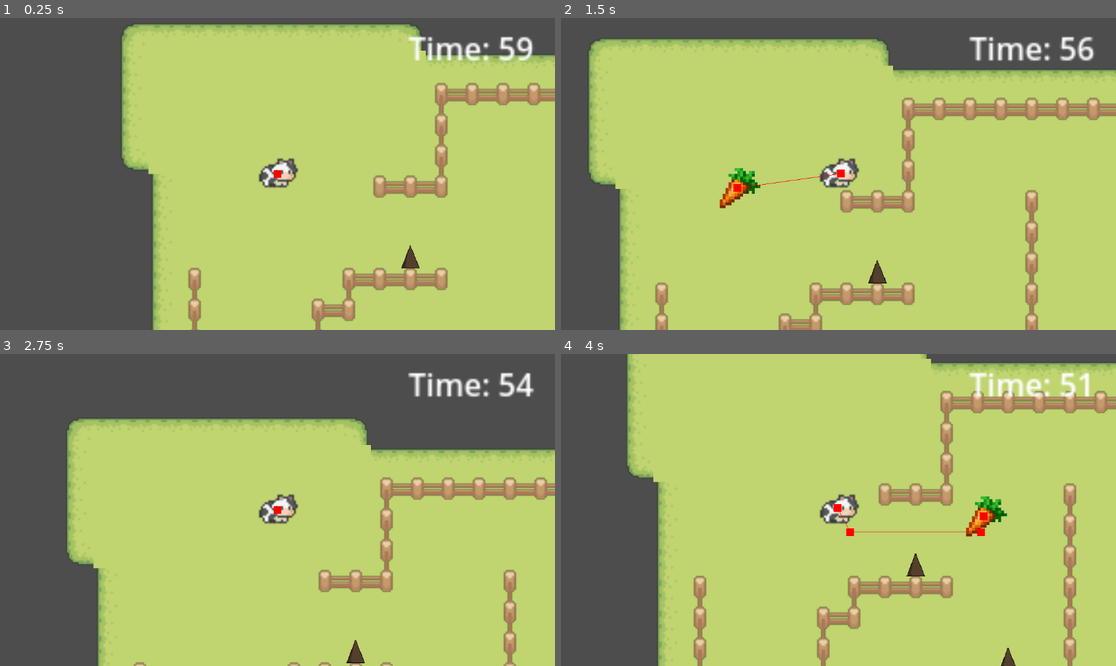
Above: before the commit, frames 1-4 (two rows, left to right).
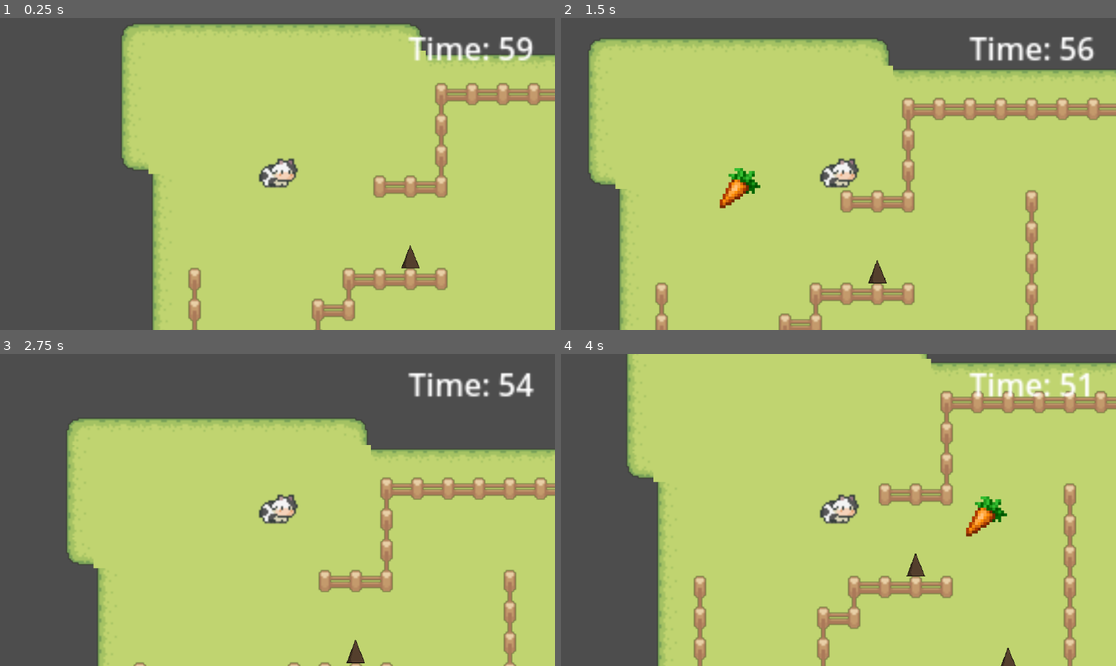
Above: after the commit, the same moments.

Repository: Dguerr15/Prototype3AnimalGuide
Game: Godot game, scene res://main.tscn
Same seed, same stepped clock (60 frames per second), same inputs: the game is played once before the commit and once after it.
Inputs (mouse positions are in pixels of both pictures, inside the frame that each line leads up to):
- Up to frame 1 (0.25 s): no input
- Up to frame 2 (1.5 s): tap Enter at 0.5 s; move the mouse to (960, 158) at 0.52 s; click (960, 158) at 0.67 s; move the mouse to (727, 189) at 1.27 s; click (727, 189) at 1.42 s
- Up to frame 3 (2.75 s): move the mouse to (333, 441) at 2.02 s; click (333, 441) at 2.17 s
- Up to frame 4 (4 s): move the mouse to (810, 572) at 2.77 s; click (810, 572) at 2.92 s; move the mouse to (1005, 556) at 3.52 s; click (1005, 556) at 3.67 s

The runs differ from the first frame. In frame 1, less than 0.1% of the frame differs, in the area x 49-51%, y 48-52%; in frame 2, 0.1%; in frame 3, less than 0.1%; in frame 4, 0.3%, in the area x 49-77%, y 48-59%.

Commit message:
turned off debug mode

Diff:
--- a/guide-animal/animal.gd
+++ b/guide-animal/animal.gd
@@ -18,7 +18,7 @@
 	# Configure navigation agent
 	navigation_agent.path_desired_distance = 4.0
 	navigation_agent.target_desired_distance = 10.0
-	navigation_agent.debug_enabled = true  # Visualize path in editor
+	#$navigation_agent.debug_enabled = true  # Visualize path in editor
 
 func _physics_process(delta):
 	nearest_carrot = find_nearest_carrot()
